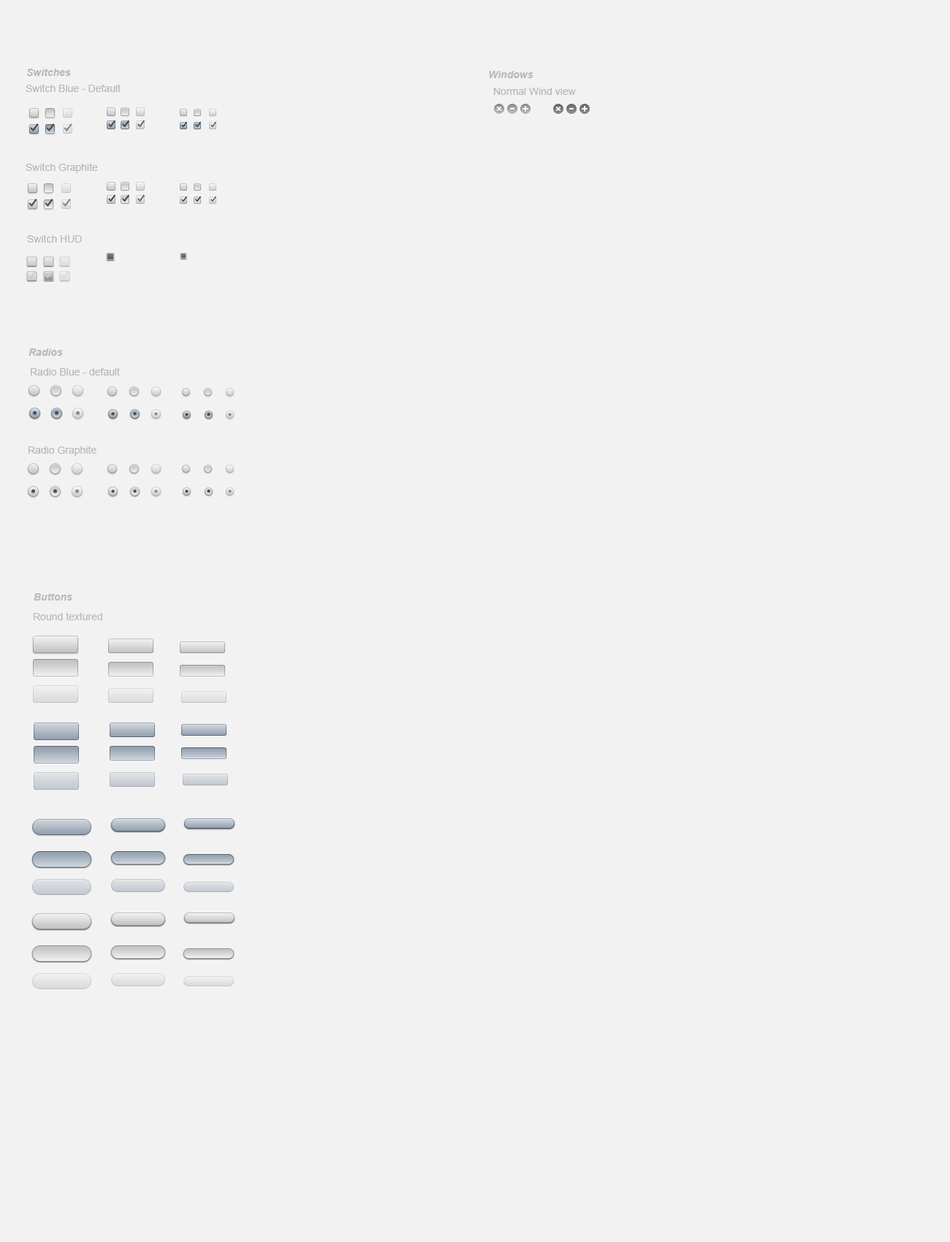
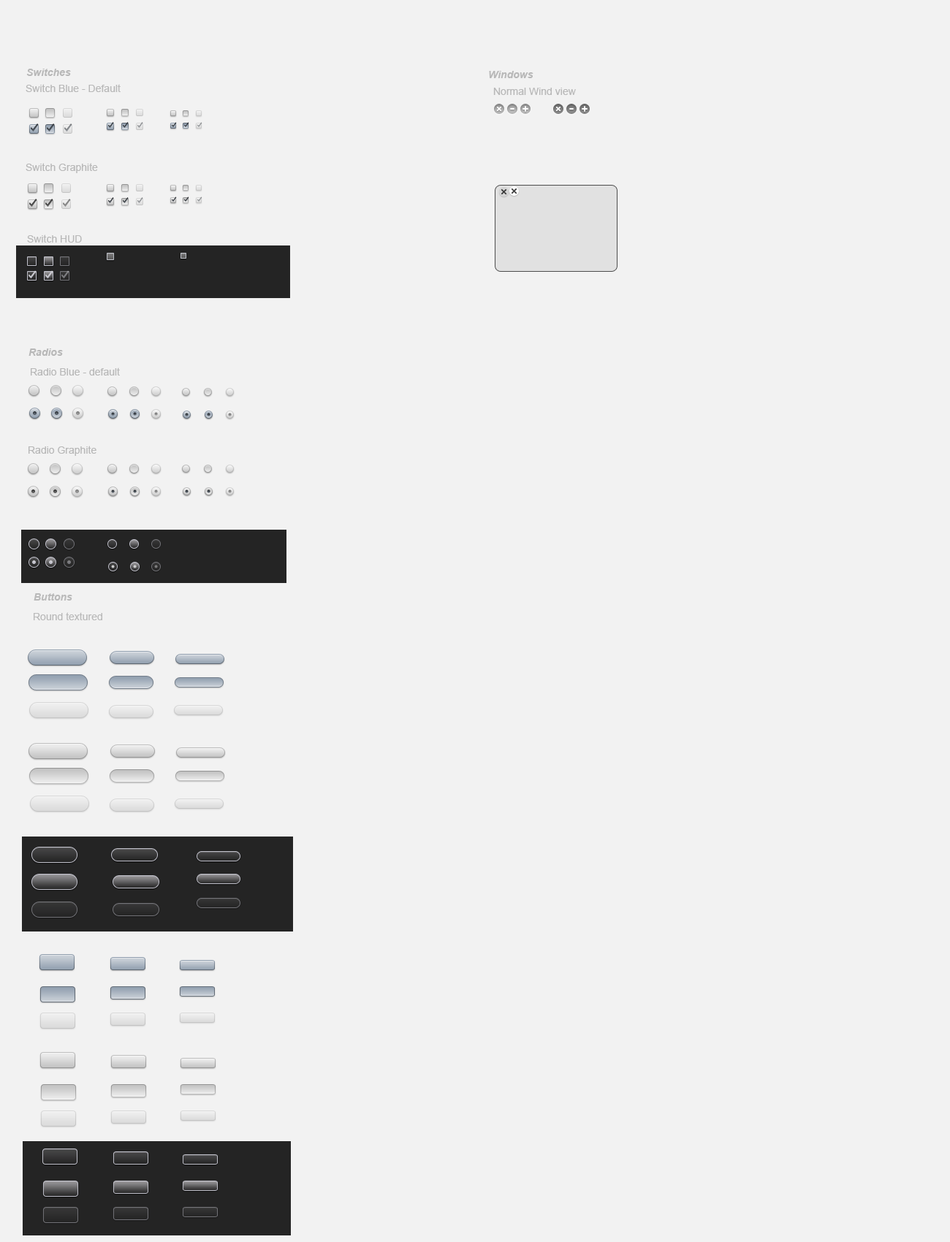
Layered file, before and after one edit (950px x 1242px). Changes by layer:
moved "Highlighted" (2nd of 26, in "Switches" › "Blue" › "Small") into group "Small", painted on it over [32, 108, 129, 677]
moved "Disabled" (2nd of 26, in "Switches" › "Blue" › "Small") into group "Small", painted on it over [32, 108, 144, 703]
moved "Normal" (3rd of 29, in "Switches" › "Blue" › "Mini") into group "Mini", painted on it over [32, 110, 177, 654]
moved "Highlighted" (3rd of 26, in "Switches" › "Blue" › "Mini") into group "Mini", painted on it over [108, 110, 189, 677]
moved "Disabled" (3rd of 26, in "Switches" › "Blue" › "Mini") into group "Mini", painted on it over [108, 110, 202, 703]
moved "Normal" (5th of 29, in "Switches" › "Graphite" › "Small") into group "Small", painted on it over [106, 184, 154, 654]
moved "Highlighted" (5th of 26, in "Switches" › "Graphite" › "Small") into group "Small", painted on it over [121, 184, 226, 677]
moved "Disabled" (5th of 26, in "Switches" › "Graphite" › "Small") into group "Small", painted on it over [135, 184, 227, 703]
moved "Normal" (6th of 29, in "Switches" › "Graphite" › "Mini") into group "Mini", painted on it over [170, 184, 226, 654]
"Shape 64": opacity 100% → 85%, moved it into group "HUD", painted on it over [32, 184, 618, 868]
removed group "Round textured" (2nd of 2, in "Buttons") (24 layers) from group "Buttons" over [32, 635, 228, 790]
removed group "Push Graphite" (9 layers) from group "Buttons" over [32, 912, 235, 990]
added group "Rounded Textured" with 39 layers in group "Buttons" over [38, 954, 218, 1223]
moved "Backgrounds" out of group "HUD" over [16, 107, 618, 1236]
renamed "Dark backgound" to "HUD", showed it, opacity 100% → 85%, moved it into group "Backgrounds", painted on it over [16, 107, 618, 1236]
moved "Window background" into group "Backgrounds", painted on it over [16, 107, 618, 1236]
…and 193 more changes (123 added, 1 moved_by, 1 opacity, 4 painted, 60 removed, 4 renamed, 7 stack)
